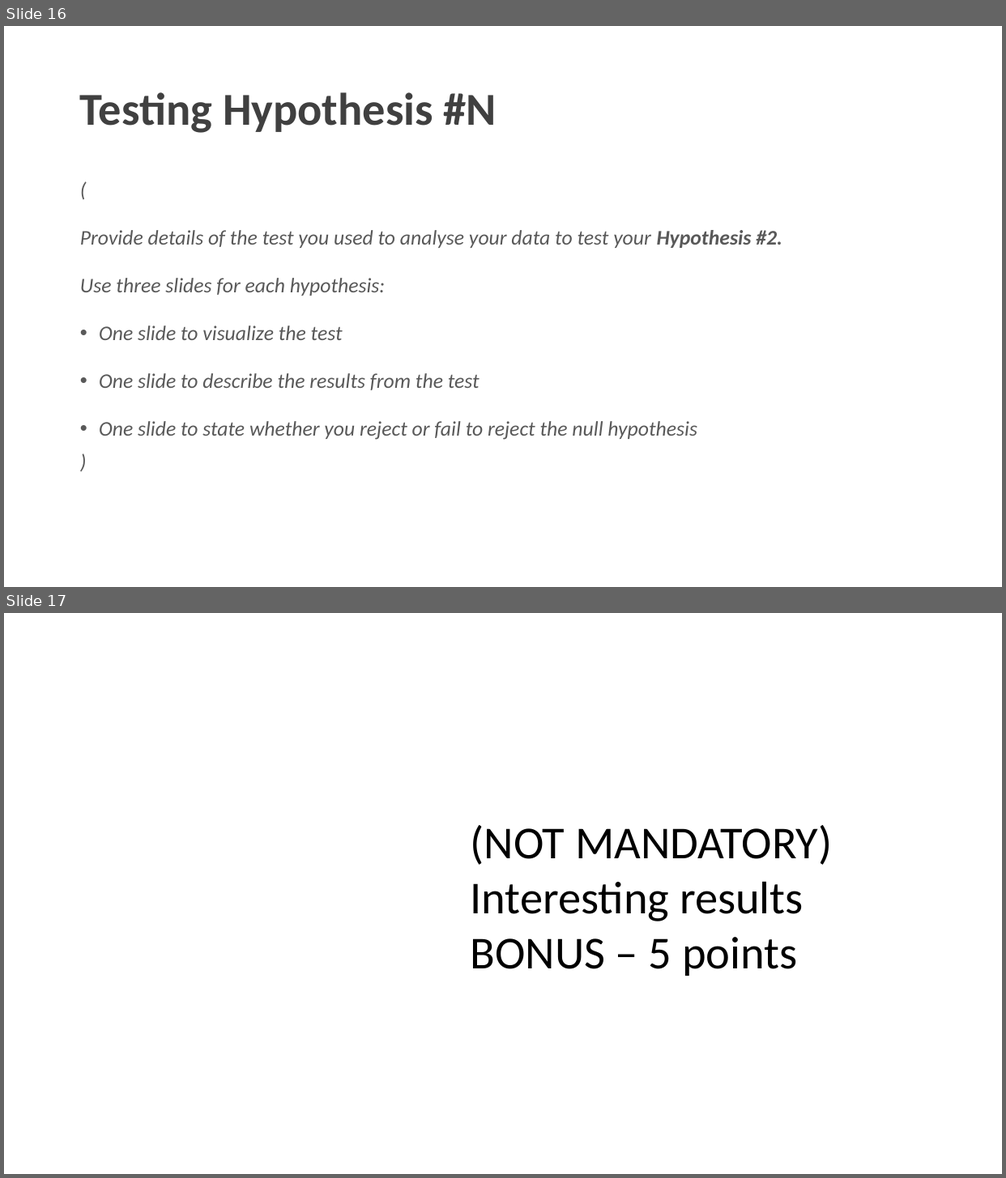
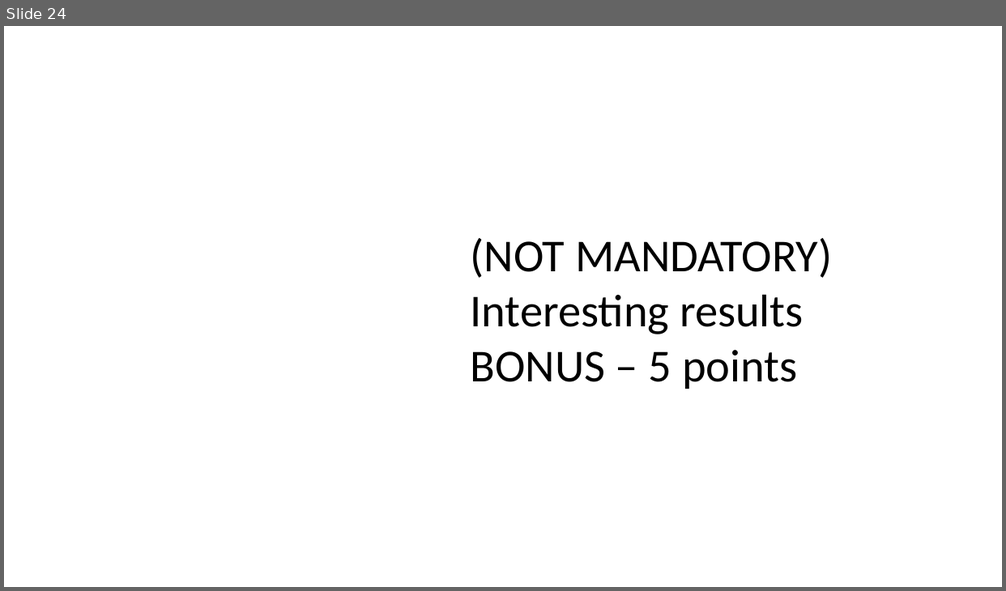
Before and after one commit to charlesyifanli/python_and_data, a slide deck: mini_project/SCSE 24 Mini-project presentation (Group No. ##).pptx. Shown one above the other, each under a label of ours: slides 16 and 17 before the commit, slide 24 after it. The pictures are 1006x1178 and 1006x591 pixels, drawn with LibreOffice and Linux fonts; fonts in the diff are those of the drawing; background and template pictures are left out. Boxes give left, top, right and bottom in pixels: in the first picture for what was removed or moved away, otherwise in the second. Text is boxed around its words. In the diff, an @@ line names an element or a change of style, - is before the commit and + after.

```diff
--- a/mini_project/SCSE 24 Mini-project presentation (Group No. ##).pptx
+++ b/mini_project/SCSE 24 Mini-project presentation (Group No. ##).pptx
@@ slide 16 removed at [4,26,1002,587], background #FFFFFF @@
@@ title removed at [80,92,496,133] @@
-Testing Hypothesis #N
@@ text removed at [80,230,782,440] @@
-(
-Provide details of the test you used to analyse your data to test your Hypothesis #2.
-Use three slides for each hypothesis:
-• One slide to visualize the test
-• One slide to describe the results from the test
-• One slide to state whether you reject or fail to reject the null hypothesis
-)
@@ what was slide 17 is now slide 24 @@
```
Also in this commit, not shown: 4 slides changed, 12 slides added, 4 other slides removed, 2 other files.
